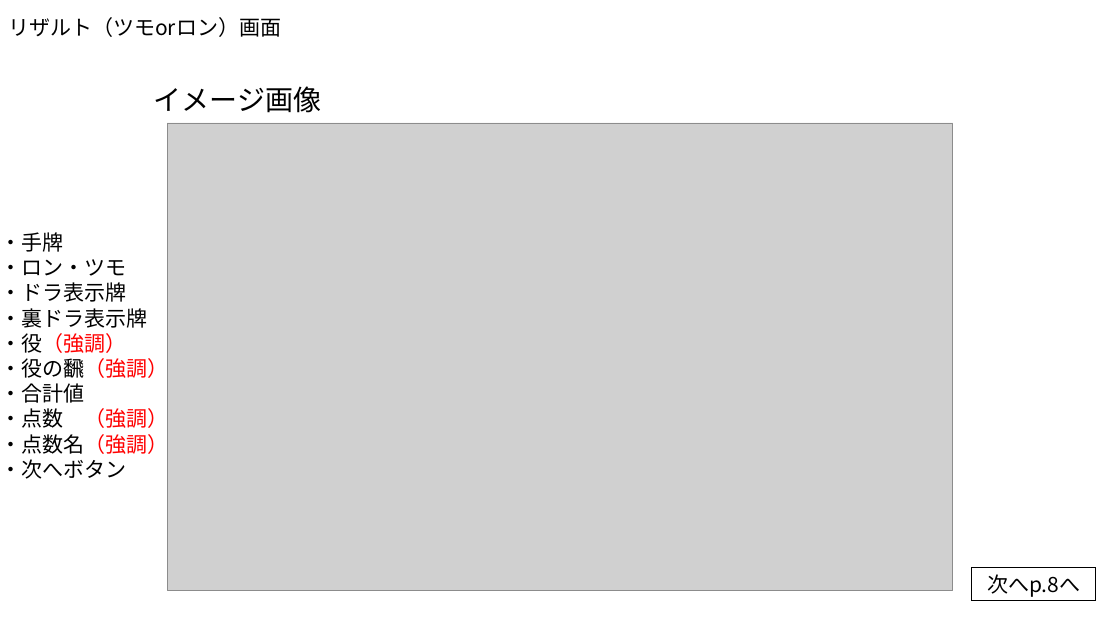
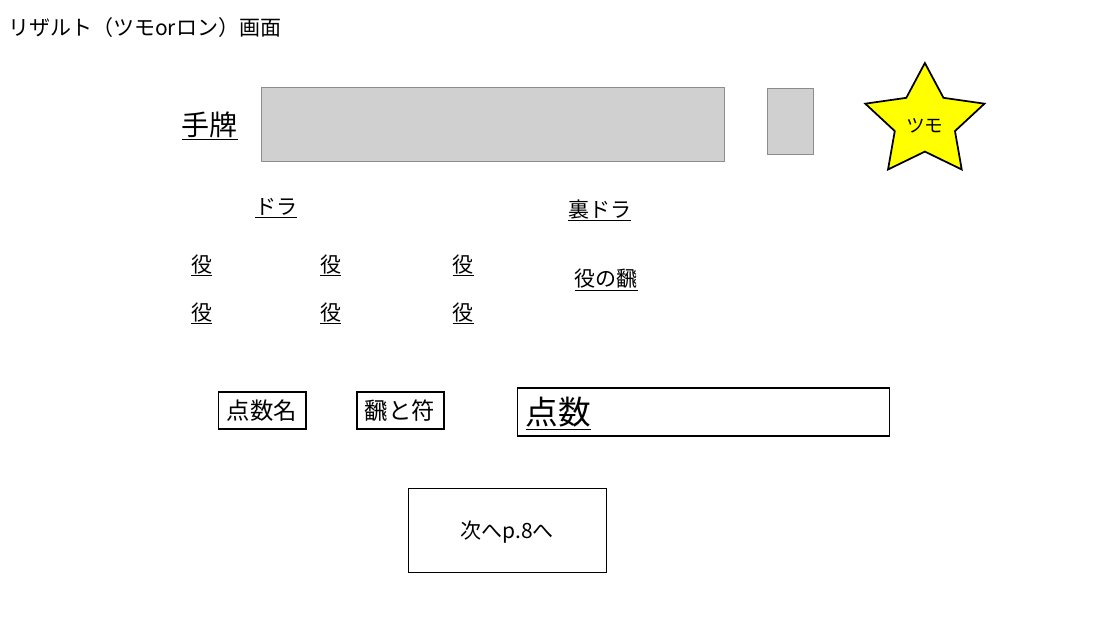
Before and after one commit to plusdojo2024/B5, a slide deck: slide 7 of doc/02_外部設計/外部設計_麻雀アプリ.pptx. Drawn at 1120x630 pixels with LibreOffice and Linux fonts; fonts in the diff are those of the drawing; grey boxes stand for pictures. Boxes give left, top, right and bottom in pixels: in the first picture for what was removed or moved away, otherwise in the second. Text is boxed around its words. In the diff, an @@ line names an element or a change of style, - is before the commit and + after.

```diff
--- a/doc/02_外部設計/外部設計_麻雀アプリ.pptx
+++ b/doc/02_外部設計/外部設計_麻雀アプリ.pptx
@@ picture added at (x1=262, y1=87, x2=724, y2=161) @@
@@ picture added at (x1=767, y1=88, x2=813, y2=155) @@
@@ star added at (x1=865, y1=63, x2=985, y2=170), fill #FFFF00, outline #000000 1.5 pt, 16 pt, text #000000 @@
+ツモ
@@ text at (x1=182, y1=111, x2=238, y2=140): text changed @@
-イメージ画像
+手牌
@@ picture removed at (x1=167, y1=123, x2=954, y2=591) @@
@@ text added at (x1=255, y1=198, x2=297, y2=218), 18 pt, text #000000, underline @@
+ドラ
@@ text added at (x1=568, y1=199, x2=631, y2=221), 18 pt, text #000000, underline @@
+裏ドラ
@@ text removed at (x1=1, y1=232, x2=169, y2=479) @@
-・手牌
-・ロン・ツモ
-・ドラ表示牌
-・裏ドラ表示牌
-・役（強調）
-・役の飜（強調）
-・合計値
-・点数 （強調）
-・点数名（強調）
-・次へボタン
@@ text added at (x1=191, y1=254, x2=212, y2=276), 18 pt, text #000000, underline @@
+役
@@ text added at (x1=320, y1=254, x2=341, y2=276), 18 pt, text #000000, underline @@
+役
@@ text added at (x1=453, y1=254, x2=474, y2=276), 18 pt, text #000000, underline @@
+役
@@ text added at (x1=575, y1=268, x2=638, y2=291), 18 pt, text #000000, underline @@
+役の飜
@@ text added at (x1=191, y1=302, x2=212, y2=324), 18 pt, text #000000, underline @@
+役
@@ text added at (x1=320, y1=302, x2=341, y2=324), 18 pt, text #000000, underline @@
+役
@@ text added at (x1=453, y1=302, x2=474, y2=324), 18 pt, text #000000, underline @@
+役
@@ rectangle added at (x1=518, y1=388, x2=890, y2=436), fill #FFFFFF, outline #000000 1.5 pt, 28 pt, text #000000, underline @@
+点数
@@ rectangle added at (x1=218, y1=392, x2=306, y2=429), fill #FFFFFF, outline #000000 1.5 pt, 20 pt, text #000000 @@
+点数名
@@ rectangle added at (x1=357, y1=392, x2=444, y2=429), fill #FFFFFF, outline #000000 1.5 pt, 20 pt, text #000000 @@
+飜と符
@@ rectangle "次へp.8へ" resized from (x1=972, y1=567, x2=1096, y2=601) to (x1=408, y1=488, x2=607, y2=573) @@
```
Also in this commit, not shown: 1 other slide changed.
